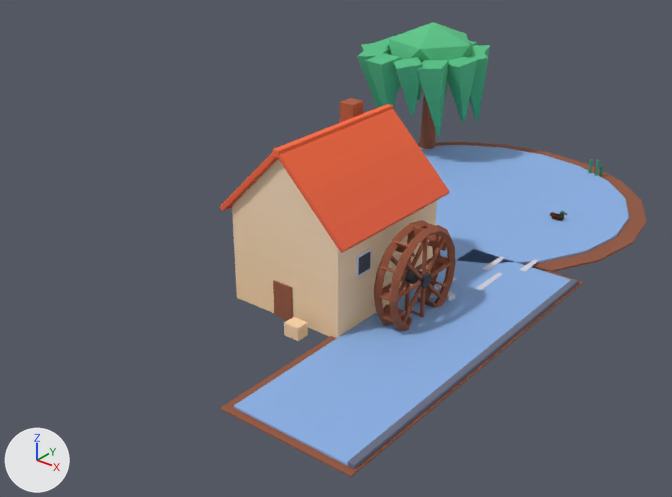
The glTF model public/assets/toycar/set-watermill.glb: old version first, new version second.
Rendered twice from a camera (50 mm lens) standing at (9.06, -11.35, 7.81) and looking at (-0.9, 1.1, 0.08). Arrows for +X, +Y and +Z are at lower left; the lights stay in place. The picture after the commit comes second. Where no turn or scale is listed for an object, it has been applied to the vertices. Vertices at exactly the same position are counted once.

Before the edit, the objects in view are built like this:
```python
me_anim_bob_h_0_1_p_0_9 = bpy.data.meshes.new('anim_bob:h=0.1:p=0.9')
me_anim_bob_h_0_1_p_0_9.from_pydata(...)  # 120 vertices, 220 faces; spans x -0.25..0.268, y -0.198..0.222, z -0.038..0.087
me_anim_bob_h_0_1_p_0_9.materials.append(mat_colormap)  # picture img_colormap_png
me_anim_path_c_duck_p_44_o_0_747_f_1_bob_h_0_015_p_1_6_2 = bpy.data.meshes.new('anim_path:c=duck:p=44:o=0.747:f=1+bob:h=0.015:p=1.6#2')
me_anim_path_c_duck_p_44_o_0_747_f_1_bob_h_0_015_p_1_6_2.from_pydata(...)  # 96 vertices, 176 faces; spans x -0.17..0.183, y -0.062..0.062, z 0.0..0.19
me_anim_path_c_duck_p_44_o_0_747_f_1_bob_h_0_015_p_1_6_2.materials.append(mat_colormap)  # picture img_colormap_png
me_anim_spin_a_x_w_0_9 = bpy.data.meshes.new('anim_spin:a=x:w=0.9')
me_anim_spin_a_x_w_0_9.from_pydata(...)  # 624 vertices, 1164 faces; spans x -0.23..0.23, y -0.93..0.93, z -0.93..0.93
me_anim_spin_a_x_w_0_9.materials.append(mat_colormap)  # picture img_colormap_png
me_mill = bpy.data.meshes.new('mill')
me_mill.from_pydata(...)  # 1130 vertices, 2020 faces; spans x -4.18..3.6, y -8.88..3.6, z 0.0..3.12
me_mill.materials.append(mat_colormap)  # picture img_colormap_png
ob_anim_bob_h_0_1_p_0_9 = bpy.data.objects.new('anim_bob:h=0.1:p=0.9', me_anim_bob_h_0_1_p_0_9)
ob_anim_bob_h_0_1_p_0_9.location = (1.65, 0.8, 0.07)
ob_anim_path_c_duck_p_44_o_0_747_f_1_bob_h_0_015_p_1_6_2 = bpy.data.objects.new('anim_path:c=duck:p=44:o=0.747:f=1+bob:h=0.015:p=1.6#2', me_anim_path_c_duck_p_44_o_0_747_f_1_bob_h_0_015_p_1_6_2)
ob_anim_path_c_duck_p_44_o_0_747_f_1_bob_h_0_015_p_1_6_2.location = (1.75, 5.0, 0.07)
ob_anim_spin_a_x_w_0_9 = bpy.data.objects.new('anim_spin:a=x:w=0.9', me_anim_spin_a_x_w_0_9)
ob_anim_spin_a_x_w_0_9.location = (1.65, 0.0, 0.75)
ob_mill = bpy.data.objects.new('mill', me_mill)
ob_mill.location = (-0.25, 5.0, 0.0)
```
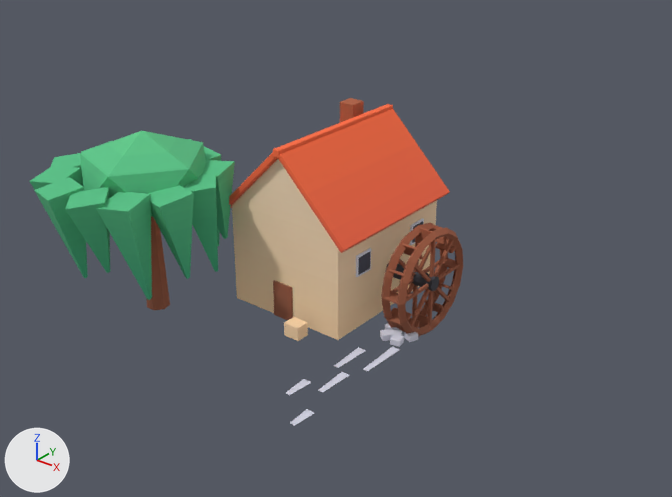
The newer file is also rescaled (x1.25) as a whole; pictures and numbers use the older file's frame.

What differs and where, as boxes [x1, y1, x2, y2] in the pictures (672 x 497 px; the box of a moved part takes in the faces that stretch with it):
'mill', reshaped (28% shorter): before [220, 22, 646, 477]; after [29, 98, 450, 426]
'anim_spin:a=x:w=-0.9', added (brown): after [381, 223, 463, 337]
'anim_spin:a=x:w=0.9', deleted (brown): before [374, 220, 456, 331]
'anim_bob:h=0.12:p=0.9', added: after [380, 323, 419, 347]
'anim_bob:h=0.1:p=0.9', deleted: before [429, 286, 455, 301]
'anim_path:c=duck:p=44:o=0.747:f=1+bob:h=0.015:p=1.6#2', deleted: before [550, 211, 567, 221]
part 1 of me_mill, moved or reshaped: before [420, 94, 435, 149]; after [146, 216, 170, 310]
part 2 of me_mill, moved or reshaped: before [388, 22, 472, 63]; after [80, 131, 206, 217]
part 3 of me_mill, moved or reshaped: before [447, 57, 477, 122]; after [149, 185, 194, 279]
part 4 of me_mill, moved or reshaped: before [416, 60, 449, 136]; after [96, 192, 152, 300]
part 5 of me_mill, moved or reshaped: before [393, 57, 423, 117]; after [65, 187, 110, 273]
part 6 of me_mill, moved or reshaped: before [366, 53, 401, 109]; after [34, 177, 88, 278]
part 7 of me_mill, moved or reshaped: before [357, 48, 389, 108]; after [29, 166, 81, 189]
part 8 of me_mill, moved or reshaped: before [361, 41, 388, 51]; after [51, 153, 84, 187]
part 9 of me_mill, moved or reshaped: before [378, 36, 400, 91]; after [81, 141, 112, 153]
part 10 of me_mill, moved or reshaped (not visible afterwards): before [417, 82, 422, 100]
part 11 of me_mill, moved or reshaped (mostly hidden before): before [468, 40, 477, 45]; after [204, 147, 221, 246]
part 12 of me_mill, moved or reshaped (mostly hidden before): before [470, 45, 490, 57]; after [202, 160, 235, 239]
part 13 of me_mill, moved or reshaped: before [467, 51, 488, 121]; after [184, 172, 218, 272]
part 14 of me_mill, deleted (blue): before [348, 142, 646, 469]
part 15 of me_mill, cut back: before [220, 249, 583, 477]; after [286, 347, 400, 426]

What changed in the scene script:
```text
Change me_mill:
    remove me_mill.from_pydata(...)  # 1130 vertices, 2020 faces; spans x -4.18..3.6, y -8.88..3.6, z 0.0..3.12
    add me_mill.from_pydata(...)  # 430 vertices, 726 faces; spans x -3.43..2.38, y -9.09..-3.51, z 0.0..3.12
    me_mill part 1: the loose piece of 14 vertices spanning x -2.69..-2.31, y 1.82..2.2, z 0.0..2.0 is moved by (0.75, -9.38, 0.0)
    me_mill part 2: the loose piece of 12 vertices spanning x -3.53..-1.47, y 1.02..2.98, z 1.69..3.11 is moved by (0.75, -9.38, 0.0)
    me_mill part 3: the loose piece of 8 vertices spanning x -1.79..-1.09, y 1.16..1.87, z 1.02..2.51 is moved by (0.75, -9.38, 0.0)
    me_mill part 4: the loose piece of 8 vertices spanning x -2.12..-1.42, y 0.6..1.29, z 0.77..2.52 is moved by (0.75, -9.38, 0.0)
    me_mill part 5: the loose piece of 8 vertices spanning x -2.68..-1.87, y 0.28..1.09, z 1.2..2.51 is moved by (0.75, -9.37, 0.0)
    me_mill part 6: the loose piece of 8 vertices spanning x -3.27..-2.57, y 0.3..1.0, z 0.9..2.51 is moved by (0.75, -9.37, 0.0)
    me_mill part 7: the loose piece of 8 vertices spanning x -3.8..-3.1, y 0.63..1.33, z 1.02..2.52 is moved by (0.75, -9.38, 0.0)
    me_mill part 8: the loose piece of 8 vertices spanning x -4.18..-3.37, y 1.08..1.89, z 0.77..2.51 is moved by (0.75, -9.38, 0.0)
    me_mill part 9: the loose piece of 8 vertices spanning x -4.1..-3.4, y 1.81..2.51, z 1.2..2.51 is moved by (0.75, -9.37, 0.0)
    me_mill part 10: the loose piece of 8 vertices spanning x -3.81..-3.11, y 2.31..3.01, z 0.9..2.52 is moved by (0.75, -9.37, 0.0)
    me_mill part 11: the loose piece of 8 vertices spanning x -2.66..-1.96, y 2.6..3.3, z 0.77..2.51 is moved by (0.75, -9.38, 0.0)
    me_mill part 12: the loose piece of 8 vertices spanning x -2.09..-1.39, y 2.34..3.04, z 1.2..2.52 is moved by (0.75, -9.37, 0.0)
    me_mill part 13: the loose piece of 8 vertices spanning x -1.86..-1.05, y 1.72..2.52, z 0.9..2.51 is moved by (0.75, -9.37, 0.0)
    me_mill part 14: 30 loose pieces with 672 vertices, spanning x -3.89..3.6, y -8.75..3.6, z 0.0..0.47, are deleted
    me_mill part 15
    48 vertices are removed from x 1.23..3.58, y -8.88..-2.12, z 0.0..0.08
    88 faces are deleted
    15 vertices are added at x 1.7..2.38, y -8.55..-6.05, z 0.05
    5 new vertices lie (0.09, 0.0, 0.0) away from vertices in x 1.73..2.26, y -8.55..-6.85, z 0.05
    10 new faces join them
    other edits to the shape of me_mill do not show in these pictures
Remove ob_anim_bob_h_0_1_p_0_9:
    ob_anim_bob_h_0_1_p_0_9 = bpy.data.objects.new('anim_bob:h=0.1:p=0.9', me_anim_bob_h_0_1_p_0_9)
Remove ob_anim_path_c_duck_p_44_o_0_747_f_1_bob_h_0_015_p_1_6_2:
    ob_anim_path_c_duck_p_44_o_0_747_f_1_bob_h_0_015_p_1_6_2 = bpy.data.objects.new('anim_path:c=duck:p=44:o=0.747:f=1+bob:h=0.015:p=1.6#2', me_anim_path_c_duck_p_44_o_0_747_f_1_bob_h_0_015_p_1_6_2)
Remove ob_anim_spin_a_x_w_0_9:
    ob_anim_spin_a_x_w_0_9 = bpy.data.objects.new('anim_spin:a=x:w=0.9', me_anim_spin_a_x_w_0_9)
Add ob_anim_spin_a_x_w__0_9:
    ob_anim_spin_a_x_w__0_9 = bpy.data.objects.new('anim_spin:a=x:w=-0.9', me_anim_spin_a_x_w__0_9)  # 624 vertices, 1164 faces; spans x -0.68..0.23, y -0.93..0.93, z -0.93..0.93; in mat_colormap (picture img_colormap_png)
    ob_anim_spin_a_x_w__0_9.location = (1.8, 0.0, 0.75)
Add ob_anim_bob_h_0_12_p_0_9:
    ob_anim_bob_h_0_12_p_0_9 = bpy.data.objects.new('anim_bob:h=0.12:p=0.9', me_anim_bob_h_0_12_p_0_9)  # 120 vertices, 220 faces; spans x -0.288..0.309, y -0.352..0.112, z -0.044..0.069; in mat_colormap (picture img_colormap_png)
    ob_anim_bob_h_0_12_p_0_9.location = (1.8, -0.6, 0.04)
```
